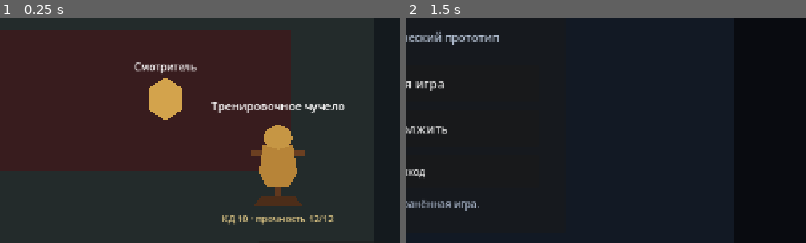
Above: before the commit, frames 1-2 (left to right).
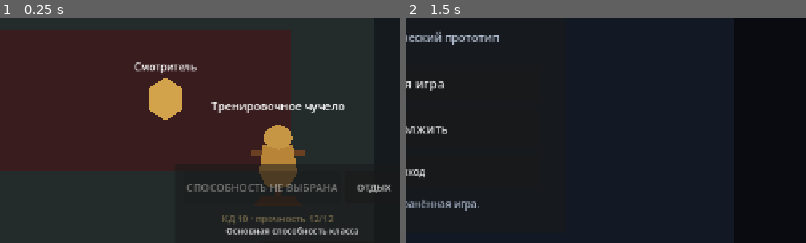
Above: after the commit, the same moments.

Repository: eretenkodaniil16-rgb/rpg-project
Game: Godot game, scene res://scenes/game/game.tscn
The game is run twice, just before and just after one commit, with the same random seed, the same clock (stepped at 60 frames per second) and the same inputs. This scene is started directly instead of the project's main scene.
Inputs:
- Up to frame 1 (0.25 s): no input
- Up to frame 2 (1.5 s): click "ДЕЙСТВИЕ" at 0.5 s; click "МЕНЮ" at 1.25 s
The pictures show only the part of the screen within x 50-100%, y 32-82%; the shares and areas given below are measured in that part.

The runs differ from the first frame. In frame 1, 3.4% of the frame differs, in the area x 46-98%, y 64-97%; in frame 2, nothing differs.

Commit message:
feat: integrate starter loadouts and class ability controls

Diff:
--- a/scripts/game/game.gd
+++ b/scripts/game/game.gd
@@ -5,6 +5,7 @@
 const INVENTORY_PANEL_SCENE: PackedScene = preload("res://scenes/ui/inventory_panel.tscn")
 const ATTACK_RESULT_SCENE: PackedScene = preload("res://scenes/ui/attack_result_popup.tscn")
 const TRAINING_DUMMY_SCENE: PackedScene = preload("res://scenes/game/training_dummy.tscn")
+const ABILITY_PANEL_SCENE: PackedScene = preload("res://scenes/ui/ability_panel.tscn")
 
 var _character_button: Button
 var _quest_button: Button
@@ -14,12 +15,17 @@
 var _inventory_panel: InventoryPanel
 var _attack_popup: AttackResultPopup
 var _training_dummy: TrainingDummy
+var _ability_panel: AbilityPanel
+var _class_data: ClassDataSystem = ClassDataSystem.new()
+var _ability_system: ClassAbilitySystem = ClassAbilitySystem.new()
 
 
 func _ready() -> void:
+	_class_data.ensure_starting_loadout(GameState.player_character)
 	super._ready()
 	_build_player_menus()
 	_build_combat_training()
+	_build_ability_ui()
 	_connect_progress_signals()
 	_update_status()
 
@@ -49,27 +55,21 @@
 	var interface: CanvasLayer = $Interface
 	help_label.offset_right = 580.0
 	status_label.offset_right = 580.0
-
 	_character_button = _create_top_button("CharacterButton", "ПЕРСОНАЖ", -690.0, -520.0)
 	_character_button.pressed.connect(_open_character_sheet)
 	interface.add_child(_character_button)
-
 	_quest_button = _create_top_button("QuestButton", "ЗАДАНИЯ", -510.0, -350.0)
 	_quest_button.pressed.connect(_open_quest_journal)
 	interface.add_child(_quest_button)
-
 	_inventory_button = _create_top_button("InventoryButton", "ИНВЕНТАРЬ", -340.0, -190.0)
 	_inventory_button.pressed.connect(_open_inventory)
 	interface.add_child(_inventory_button)
-
 	_character_sheet = CHARACTER_SHEET_SCENE.instantiate() as CharacterSheet
 	_character_sheet.name = "CharacterSheet"
 	interface.add_child(_character_sheet)
-
 	_quest_journal = QUEST_JOURNAL_SCENE.instantiate() as QuestJournal
 	_quest_journal.name = "QuestJournal"
 	interface.add_child(_quest_journal)
-
 	_inventory_panel = INVENTORY_PANEL_SCENE.instantiate() as InventoryPanel
 	_inventory_panel.name = "InventoryPanel"
 	interface.add_child(_inventory_panel)
@@ -93,11 +93,20 @@
 	_attack_popup = ATTACK_RESULT_SCENE.instantiate() as AttackResultPopup
 	_attack_popup.name = "AttackResultPopup"
 	interface.add_child(_attack_popup)
-
 	_training_dummy = TRAINING_DUMMY_SCENE.instantiate() as TrainingDummy
 	_training_dummy.name = "TrainingDummy"
 	_training_dummy.position = Vector2(1080.0, 470.0)
 	add_child(_training_dummy)
+
+
+func _build_ability_ui() -> void:
+	var interface: CanvasLayer = $Interface
+	_ability_panel = ABILITY_PANEL_SCENE.instantiate() as AbilityPanel
+	_ability_panel.name = "AbilityPanel"
+	_ability_panel.ability_requested.connect(_on_ability_requested)
+	_ability_panel.rest_requested.connect(_on_rest_requested)
+	interface.add_child(_ability_panel)
+	_ability_panel.bind_character(GameState.player_character)
 
 
 func _connect_progress_signals() -> void:
@@ -134,6 +143,34 @@
 	)
 
 
+func _on_ability_requested(ability_id: String) -> void:
+	if GameState.input_locked:
+		return
+	var ability: Dictionary = _class_data.get_ability_definition(ability_id)
+	if ability.is_empty():
+		_ability_panel.set_message("Способность не найдена.", false)
+		return
+	var target_type: String = str(ability.get("target", "self"))
+	var response: Dictionary
+	if target_type == "self":
+		response = _ability_system.use_self_ability(GameState.player_character, ability)
+	else:
+		var target: Node = player.interactable
+		if not is_instance_valid(target) or not target.has_method("receive_signature_ability"):
+			_ability_panel.set_message("Подойдите к тренировочной цели.", false)
+			return
+		response = target.call("receive_signature_ability", ability, true) as Dictionary
+	_ability_panel.set_message(str(response.get("message", "Способность применена.")), bool(response.get("success", false)))
+	GameState.save_game()
+	_update_status()
+
+
+func _on_rest_requested() -> void:
+	_class_data.long_rest(GameState.player_character)
+	_ability_panel.set_message("Долгий отдых восстановил здоровье и ресурсы.", true)
+	_update_status()
+
+
 func _update_status() -> void:
 	var identity: String = "%s · %s · ур. %d" % [
 		GameState.player_character.character_name,
@@ -141,6 +178,8 @@
 		GameState.player_character.level
 	]
 	status_label.text = "%s\n%s" % [identity, GameState.get_current_objective_text()]
+	if _ability_panel != null:
+		_ability_panel.refresh()
 
 
 func _on_quest_updated(_quest_id: String) -> void:
